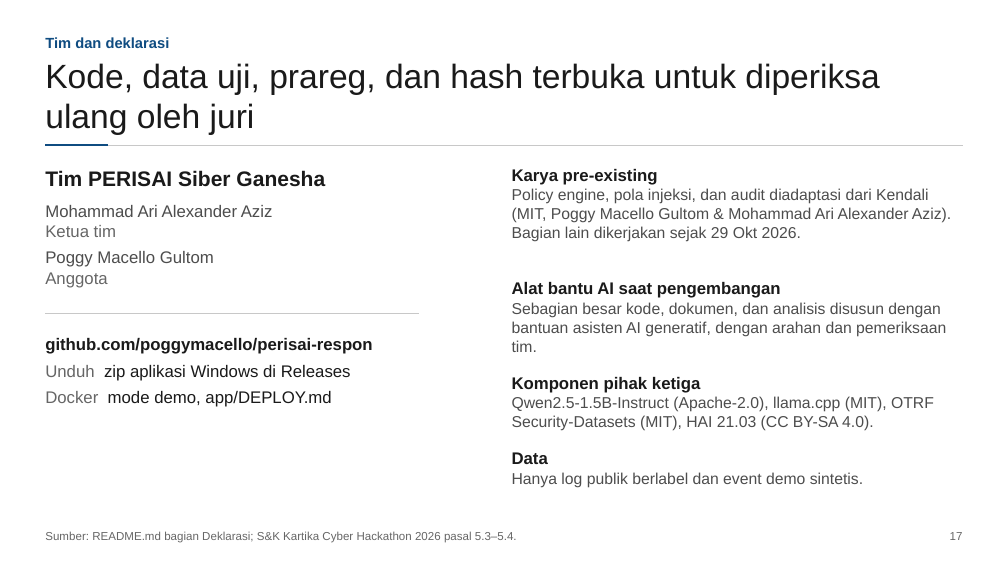
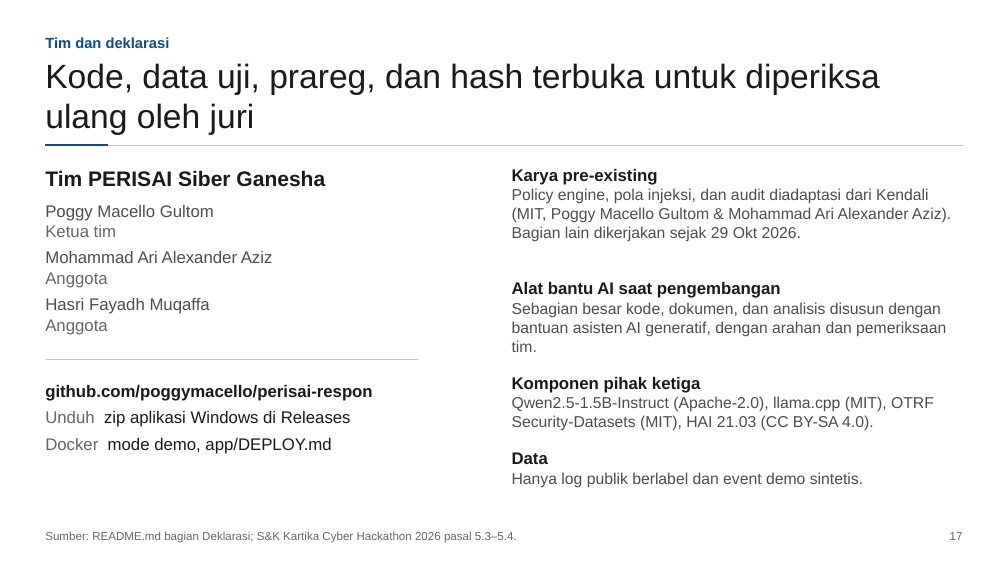
Before and after one commit to poggymacello/perisai-respon, a slide deck: slide 17 of aset_kirim/slide/PERISAI-RESPON_Slide_Teknis.pptx. Drawn at 1008x567 pixels with LibreOffice and Linux fonts; fonts in the diff are those of the drawing. Boxes give left, top, right and bottom in pixels: in the first picture for what was removed or moved away, otherwise in the second. Text is boxed around its words. In the diff, an @@ line names an element or a change of style, - is before the commit and + after.

Commit message:
Cek silang draf AI, penjaga aset OT, paket penerapan satuan, jalur juri 3 menit
- Aplikasi: draf AI yang menyebut kategori di luar temuan aturan ditandai dan dicatat di audit (175 dari 421 draf uji, 41,6 %)
- Aplikasi: usulan isolasi untuk host HMI-/PLC-/SCADA- dan daftar aset satuan menjadi eskalasi
- Aplikasi: muat data contoh idempoten (tidak ada kasus ganda di demo web)
- docs/PENERAPAN_SATUAN.md: peta kebutuhan, skenario posko, instalasi air-gapped, pilot 30 hari, biaya, risiko
- README: bagian Untuk juri, hasil cek silang, deklarasi narasi TTS
- Slide teknis, screenshot 15 Nov, susunan tim (Poggy ketua, Aziz, Hasri)
- Video: narasi bagian draf AI dan skrip narasi suara sintetis

```diff
--- a/aset_kirim/slide/PERISAI-RESPON_Slide_Teknis.pptx
+++ b/aset_kirim/slide/PERISAI-RESPON_Slide_Teknis.pptx
@@ text "Poggy Macello Gultom": place and size @@
-text "Poggy Macello Gultom" at [45,251,214,288]
+text "Poggy Macello Gultom" at [45,205,214,237]
@@ text added at [45,298,210,335], 16 pt, text #4D4D4D @@
+Hasri Fayadh Muqaffa
+Anggota
@@ 2 texts, 1 line: place and size @@
-2 texts, 1 line at [45,205,419,407]
+2 texts, 1 line at [45,251,419,454]
```
Also in this commit, not shown: 12 other slides changed, 38 other files.
